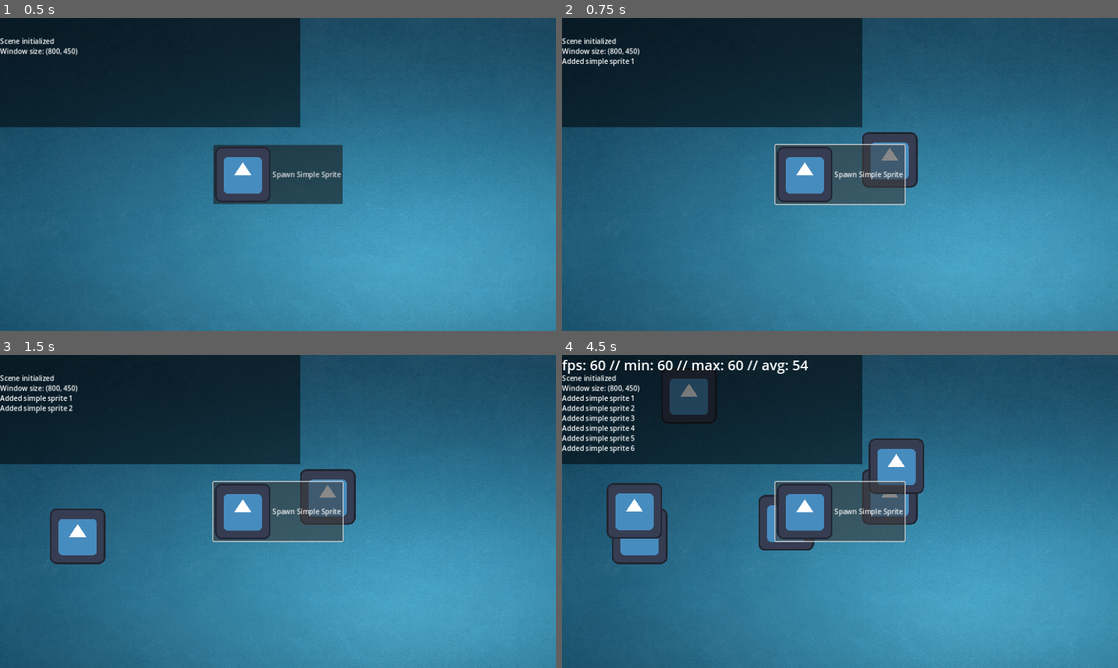
Above: before the commit, frames 1-4 (two rows, left to right).
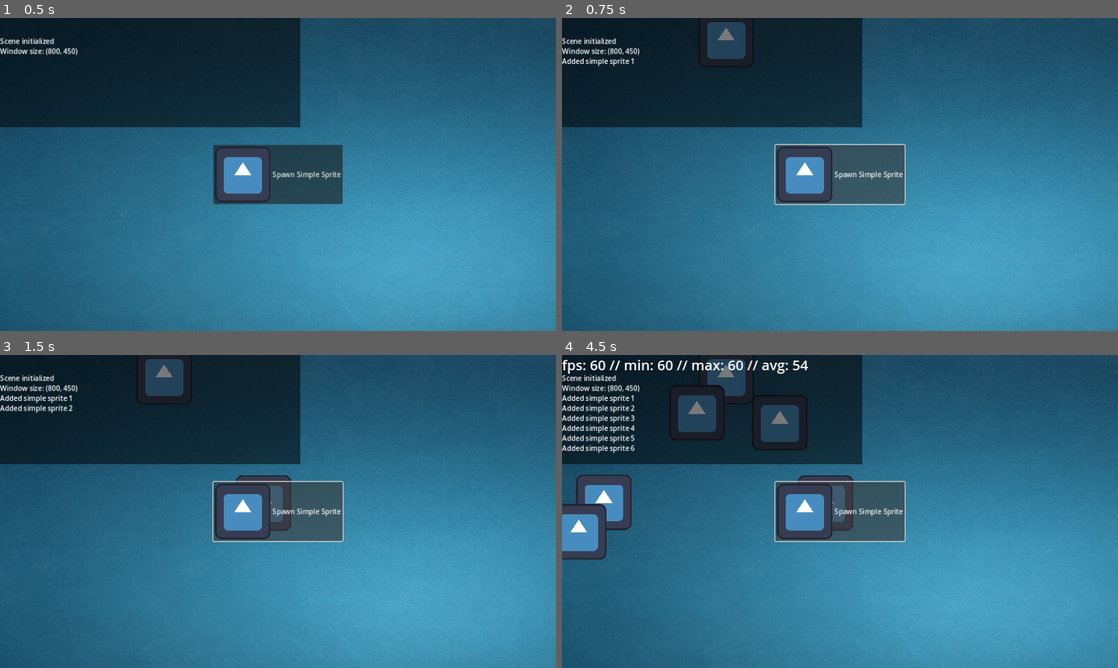
Above: after the commit, the same moments.

Repository: ash4rk/godot_polygon
Game: Godot game, scene res://sprite_spawner.tscn
Two runs of this game, one before a commit and one after it. Both use one fixed random seed, a clock stepped at 60 frames per second and the inputs below. The engine's default icon, where the game draws it, is replaced by a stand-in: a white triangle on a blue panel in a dark square.
Inputs:
- Up to frame 1 (0.5 s): no input
- Up to frame 2 (0.75 s): click "Spawn Simple Sprite" at 0.5 s
- Up to frame 3 (1.5 s): click "Spawn Simple Sprite" at 1.25 s
- Up to frame 4 (4.5 s): click "Spawn Simple Sprite" at 2 s; tap Enter at 2.75, 4.25 s; tap Space at 3.5 s

Frame 1 is identical in both runs. In frame 2, 1.9% of the frame differs, in the area x 24-64%, y 1-55%; in frame 3, 4.1%; in frame 4, 11%, in the area x 0-66%, y 1-67%.

Commit message:
FEAT: Implement bw, glow shaders and scene with world env

Diff:
--- /dev/null
+++ b/common/bw.gdshader
@@ -0,0 +1,46 @@
+shader_type canvas_item;
+
+uniform float bloomRadius = 1.0;
+uniform float bloomThreshold = 1.0;
+uniform float bloomIntensity = 1.0;
+
+uniform sampler2D SCREEN_TEXTURE : hint_screen_texture, filter_linear_mipmap;
+
+//vec3 GetBloomPixel(sampler2D tex, vec2 uv, vec2 texPixelSize) {
+//	vec2 uv2 = floor(uv / texPixelSize) * texPixelSize;
+//	uv2 += texPixelSize * .001;
+//	vec3 tl = max(texture(tex, uv2).rgb - bloomThreshold, 0.0);
+//	vec3 tr = max(texture(tex, uv2 + vec2(texPixelSize.x, 0.0)).rgb - bloomThreshold, 0.0);
+//	vec3 bl = max(texture(tex, uv2 + vec2(0.0, texPixelSize.y)).rgb - bloomThreshold, 0.0);
+//	vec3 br = max(texture(tex, uv2 + vec2(texPixelSize.x, texPixelSize.y)).rgb - bloomThreshold, 0.0);
+//	vec2 f = fract( uv / texPixelSize );
+//
+//	vec3 tA = mix( tl, tr, f.x );
+//	vec3 tB = mix( bl, br, f.x );
+//
+//	return mix( tA, tB, f.y );
+//}
+//
+//vec3 GetBloom(sampler2D tex, vec2 uv, vec2 texPixelSize) {
+//	vec3 bloom = vec3(0.0);
+//	vec2 off = vec2(1.0) * texPixelSize * bloomRadius;
+//	bloom += GetBloomPixel(tex, uv + off * vec2(-1, -1), texPixelSize * bloomRadius) * 0.292893;
+//	bloom += GetBloomPixel(tex, uv + off * vec2(-1, 0), texPixelSize * bloomRadius) * 0.5;
+//	bloom += GetBloomPixel(tex, uv + off * vec2(-1, 1), texPixelSize * bloomRadius) * 0.292893;
+//	bloom += GetBloomPixel(tex, uv + off * vec2(0, -1), texPixelSize * bloomRadius) * 0.5;
+//	bloom += GetBloomPixel(tex, uv + off * vec2(0, 0), texPixelSize * bloomRadius) * 1.0;
+//	bloom += GetBloomPixel(tex, uv + off * vec2(0, 1), texPixelSize * bloomRadius) * 0.5;
+//	bloom += GetBloomPixel(tex, uv + off * vec2(1, -1), texPixelSize * bloomRadius) * 0.292893;
+//	bloom += GetBloomPixel(tex, uv + off * vec2(1, 0), texPixelSize * bloomRadius) * 0.5;
+//	bloom += GetBloomPixel(tex, uv + off * vec2(1, 1), texPixelSize * bloomRadius) * 0.292893;
+//	bloom /= 4.171573f;
+//	return bloom;
+//}
+
+void fragment() {
+	vec4 col = texture(SCREEN_TEXTURE, SCREEN_UV);
+//	vec3 bloom = GetBloom(SCREEN_TEXTURE, SCREEN_UV, SCREEN_PIXEL_SIZE/15.0);
+//	col.rgb += bloom * bloomIntensity;
+	float gray_scale = (col.r + col.g + col.b)/3.0;
+	COLOR = vec4(gray_scale);
+}
--- /dev/null
+++ b/common/glow.gdshader
@@ -0,0 +1,45 @@
+shader_type canvas_item;
+
+uniform float bloomRadius = 1.0;
+uniform float bloomThreshold = 1.0;
+uniform float bloomIntensity = 1.0;
+
+uniform sampler2D SCREEN_TEXTURE : hint_screen_texture, filter_linear_mipmap;
+
+vec3 GetBloomPixel(sampler2D tex, vec2 uv, vec2 texPixelSize) {
+	vec2 uv2 = floor(uv / texPixelSize) * texPixelSize;
+	uv2 += texPixelSize * .001;
+	vec3 tl = max(texture(tex, uv2).rgb - bloomThreshold, 0.0);
+	vec3 tr = max(texture(tex, uv2 + vec2(texPixelSize.x, 0.0)).rgb - bloomThreshold, 0.0);
+	vec3 bl = max(texture(tex, uv2 + vec2(0.0, texPixelSize.y)).rgb - bloomThreshold, 0.0);
+	vec3 br = max(texture(tex, uv2 + vec2(texPixelSize.x, texPixelSize.y)).rgb - bloomThreshold, 0.0);
+	vec2 f = fract( uv / texPixelSize );
+
+	vec3 tA = mix( tl, tr, f.x );
+	vec3 tB = mix( bl, br, f.x );
+
+	return mix( tA, tB, f.y );
+}
+
+vec3 GetBloom(sampler2D tex, vec2 uv, vec2 texPixelSize) {
+	vec3 bloom = vec3(0.0);
+	vec2 off = vec2(1.0) * texPixelSize * bloomRadius;
+	bloom += GetBloomPixel(tex, uv + off * vec2(-1, -1), texPixelSize * bloomRadius) * 0.292893;
+	bloom += GetBloomPixel(tex, uv + off * vec2(-1, 0), texPixelSize * bloomRadius) * 0.5;
+	bloom += GetBloomPixel(tex, uv + off * vec2(-1, 1), texPixelSize * bloomRadius) * 0.292893;
+	bloom += GetBloomPixel(tex, uv + off * vec2(0, -1), texPixelSize * bloomRadius) * 0.5;
+	bloom += GetBloomPixel(tex, uv + off * vec2(0, 0), texPixelSize * bloomRadius) * 1.0;
+	bloom += GetBloomPixel(tex, uv + off * vec2(0, 1), texPixelSize * bloomRadius) * 0.5;
+	bloom += GetBloomPixel(tex, uv + off * vec2(1, -1), texPixelSize * bloomRadius) * 0.292893;
+	bloom += GetBloomPixel(tex, uv + off * vec2(1, 0), texPixelSize * bloomRadius) * 0.5;
+	bloom += GetBloomPixel(tex, uv + off * vec2(1, 1), texPixelSize * bloomRadius) * 0.292893;
+	bloom /= 4.171573f;
+	return bloom;
+}
+
+void fragment() {
+	vec4 col = texture(SCREEN_TEXTURE, SCREEN_UV);
+	vec3 bloom = GetBloom(SCREEN_TEXTURE, SCREEN_UV, SCREEN_PIXEL_SIZE/15.0);
+	col.rgb += bloom * bloomIntensity;
+	COLOR = col;
+}
--- /dev/null
+++ b/common/log.tscn
@@ -0,0 +1,28 @@
+[gd_scene load_steps=2 format=3 uid="uid://ca535jyyat3dk"]
+
+[ext_resource type="Script" path="res://common/fps_label.gd" id="1_nofwj"]
+
+[node name="LogBG" type="ColorRect"]
+anchors_preset = -1
+anchor_right = 0.54
+anchor_bottom = 0.35
+mouse_filter = 2
+color = Color(0, 0, 0, 0.52549)
+
+[node name="FPSLabel" type="Label" parent="."]
+layout_mode = 1
+offset_right = 40.0
+offset_bottom = 45.0
+theme_override_font_sizes/font_size = 32
+script = ExtResource("1_nofwj")
+
+[node name="Log" type="RichTextLabel" parent="."]
+layout_mode = 1
+anchors_preset = -1
+anchor_top = 0.166
+anchor_right = 1.0
+anchor_bottom = 1.0
+grow_horizontal = 2
+grow_vertical = 2
+bbcode_enabled = true
+scroll_following = true
--- /dev/null
+++ b/simple_sprite/modulation_sprite.tscn
@@ -0,0 +1,8 @@
+[gd_scene load_steps=2 format=3 uid="uid://dgne3uh0s7fkc"]
+
+[ext_resource type="Texture2D" uid="uid://caxd6bmqi2nwb" path="res://common/icon.svg" id="1_aogba"]
+
+[node name="Sprite2D" type="Sprite2D"]
+modulate = Color(2, 2, 2, 1)
+texture_filter = 3
+texture = ExtResource("1_aogba")
--- a/simple_sprite/sprite_spawner.gd
+++ b/simple_sprite/sprite_spawner.gd
@@ -1,7 +1,7 @@
-extends CanvasLayer
+extends Node
 
 const SIMPLE_SPRITE = preload("res://simple_sprite/simple_sprite.tscn")
-@onready var Log : RichTextLabel = $LogBG/Log
+@onready var Log : RichTextLabel = $CanvasLayer/LogBG/Log
 var sprite_numbers: int = 0
 
 func _print_log(text_value : String) -> void:
--- a/sprite_spawner.tscn
+++ b/sprite_spawner.tscn
@@ -3,18 +3,14 @@
 [ext_resource type="Script" path="res://simple_sprite/sprite_spawner.gd" id="1_y1l0w"]
 [ext_resource type="Texture2D" uid="uid://tvg3j776tnst" path="res://common/background.jpg" id="2_bejge"]
 [ext_resource type="Texture2D" uid="uid://caxd6bmqi2nwb" path="res://common/icon.svg" id="3_sgv01"]
-[ext_resource type="Script" path="res://common/fps_label.gd" id="4_wruds"]
+[ext_resource type="PackedScene" uid="uid://ca535jyyat3dk" path="res://common/log.tscn" id="4_7rp82"]
 
-[node name="SpriteSpawner" type="CanvasLayer"]
+[node name="SimpleSprite" type="Node"]
 script = ExtResource("1_y1l0w")
 
-[node name="Level" type="Node" parent="."]
+[node name="CanvasLayer" type="CanvasLayer" parent="."]
 
-[node name="Background" type="Sprite2D" parent="Level"]
-texture = ExtResource("2_bejge")
-centered = false
-
-[node name="SpawnSpriteButton" type="Button" parent="."]
+[node name="SpawnSpriteButton" type="Button" parent="CanvasLayer"]
 anchors_preset = 8
 anchor_left = 0.5
 anchor_top = 0.5
@@ -29,29 +25,12 @@
 text = "Spawn Simple Sprite"
 icon = ExtResource("3_sgv01")
 
-[node name="LogBG" type="ColorRect" parent="."]
-anchors_preset = -1
-anchor_right = 0.54
-anchor_bottom = 0.35
-mouse_filter = 2
-color = Color(0, 0, 0, 0.52549)
+[node name="LogBG" parent="CanvasLayer" instance=ExtResource("4_7rp82")]
 
-[node name="FPSLabel" type="Label" parent="LogBG"]
-layout_mode = 1
-offset_right = 40.0
-offset_bottom = 45.0
-theme_override_font_sizes/font_size = 32
-script = ExtResource("4_wruds")
+[node name="Level" type="Node" parent="."]
 
-[node name="Log" type="RichTextLabel" parent="LogBG"]
-layout_mode = 1
-anchors_preset = -1
-anchor_top = 0.166
-anchor_right = 1.0
-anchor_bottom = 1.0
-grow_horizontal = 2
-grow_vertical = 2
-bbcode_enabled = true
-scroll_following = true
+[node name="Background" type="Sprite2D" parent="Level"]
+texture = ExtResource("2_bejge")
+centered = false
 
-[connection signal="button_up" from="SpawnSpriteButton" to="." method="_on_spawn_sprite_button_button_up"]
+[connection signal="button_up" from="CanvasLayer/SpawnSpriteButton" to="." method="_on_spawn_sprite_button_button_up"]
--- /dev/null
+++ b/sprites_with_bw_shader.tscn
@@ -0,0 +1,23 @@
+[gd_scene load_steps=4 format=3 uid="uid://bsjwljegi8d2k"]
+
+[ext_resource type="PackedScene" uid="uid://bfhsg8mxupk3f" path="res://sprite_spawner.tscn" id="1_vbabs"]
+[ext_resource type="Shader" path="res://common/bw.gdshader" id="2_p71di"]
+
+[sub_resource type="ShaderMaterial" id="ShaderMaterial_lcd0b"]
+shader = ExtResource("2_p71di")
+shader_parameter/bloomRadius = 300.0
+shader_parameter/bloomThreshold = 0.3
+shader_parameter/bloomIntensity = 0.854
+
+[node name="SpritesWithShader" type="Node"]
+
+[node name="SpriteSpawner" parent="." instance=ExtResource("1_vbabs")]
+
+[node name="BWShader" type="ColorRect" parent="SpriteSpawner"]
+material = SubResource("ShaderMaterial_lcd0b")
+anchors_preset = 15
+anchor_right = 1.0
+anchor_bottom = 1.0
+grow_horizontal = 2
+grow_vertical = 2
+mouse_filter = 2
--- /dev/null
+++ b/sprites_with_glow_shader.tscn
@@ -0,0 +1,23 @@
+[gd_scene load_steps=4 format=3 uid="uid://cbetv1ht7aeix"]
+
+[ext_resource type="PackedScene" uid="uid://bfhsg8mxupk3f" path="res://sprite_spawner.tscn" id="1_y3qi5"]
+[ext_resource type="Shader" path="res://common/glow.gdshader" id="2_top4x"]
+
+[sub_resource type="ShaderMaterial" id="ShaderMaterial_lcd0b"]
+shader = ExtResource("2_top4x")
+shader_parameter/bloomRadius = 300.0
+shader_parameter/bloomThreshold = 0.19
+shader_parameter/bloomIntensity = 1.447
+
+[node name="SpritesWithShader" type="Node"]
+
+[node name="SpriteSpawner" parent="." instance=ExtResource("1_y3qi5")]
+
+[node name="GlowShader" type="ColorRect" parent="SpriteSpawner"]
+material = SubResource("ShaderMaterial_lcd0b")
+anchors_preset = 15
+anchor_right = 1.0
+anchor_bottom = 1.0
+grow_horizontal = 2
+grow_vertical = 2
+mouse_filter = 2
--- /dev/null
+++ b/sprites_with_world_env.tscn
@@ -0,0 +1,24 @@
+[gd_scene load_steps=3 format=3 uid="uid://b0ti7tn6v4wye"]
+
+[ext_resource type="PackedScene" uid="uid://bfhsg8mxupk3f" path="res://sprite_spawner.tscn" id="1_e80cr"]
+
+[sub_resource type="Environment" id="Environment_yorec"]
+background_mode = 3
+glow_enabled = true
+glow_normalized = true
+glow_intensity = 2.04
+glow_strength = 1.35
+glow_blend_mode = 0
+glow_hdr_threshold = 0.53
+glow_hdr_scale = 0.98
+glow_hdr_luminance_cap = 87.0
+glow_map_strength = 0.63
+
+[node name="SpritesWithWorldEnv" type="Node"]
+
+[node name="SpriteSpawner" parent="." instance=ExtResource("1_e80cr")]
+
+[node name="WorldEnvironment" type="WorldEnvironment" parent="SpriteSpawner/Level" index="1"]
+environment = SubResource("Environment_yorec")
+
+[editable path="SpriteSpawner"]
